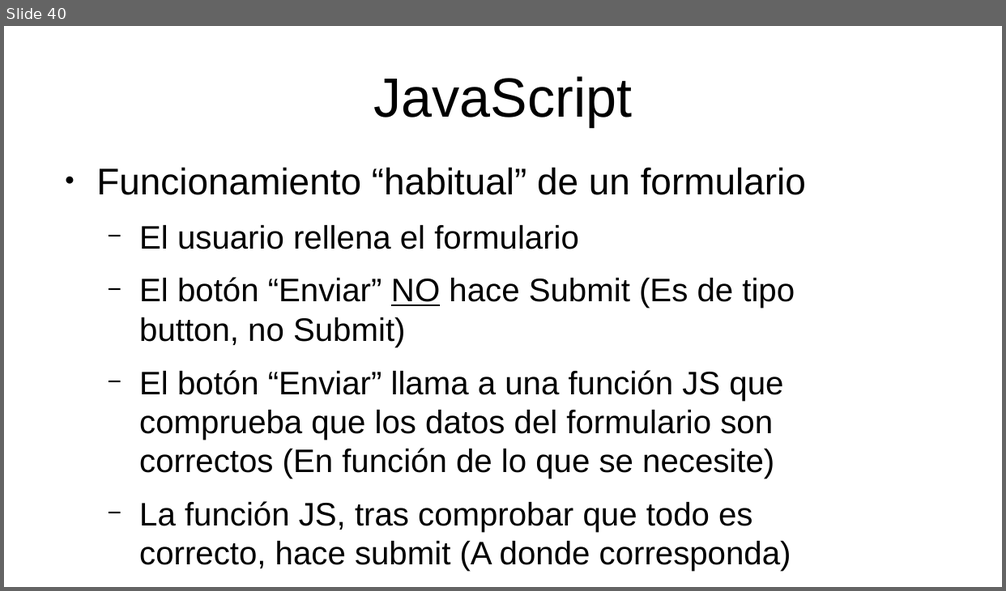
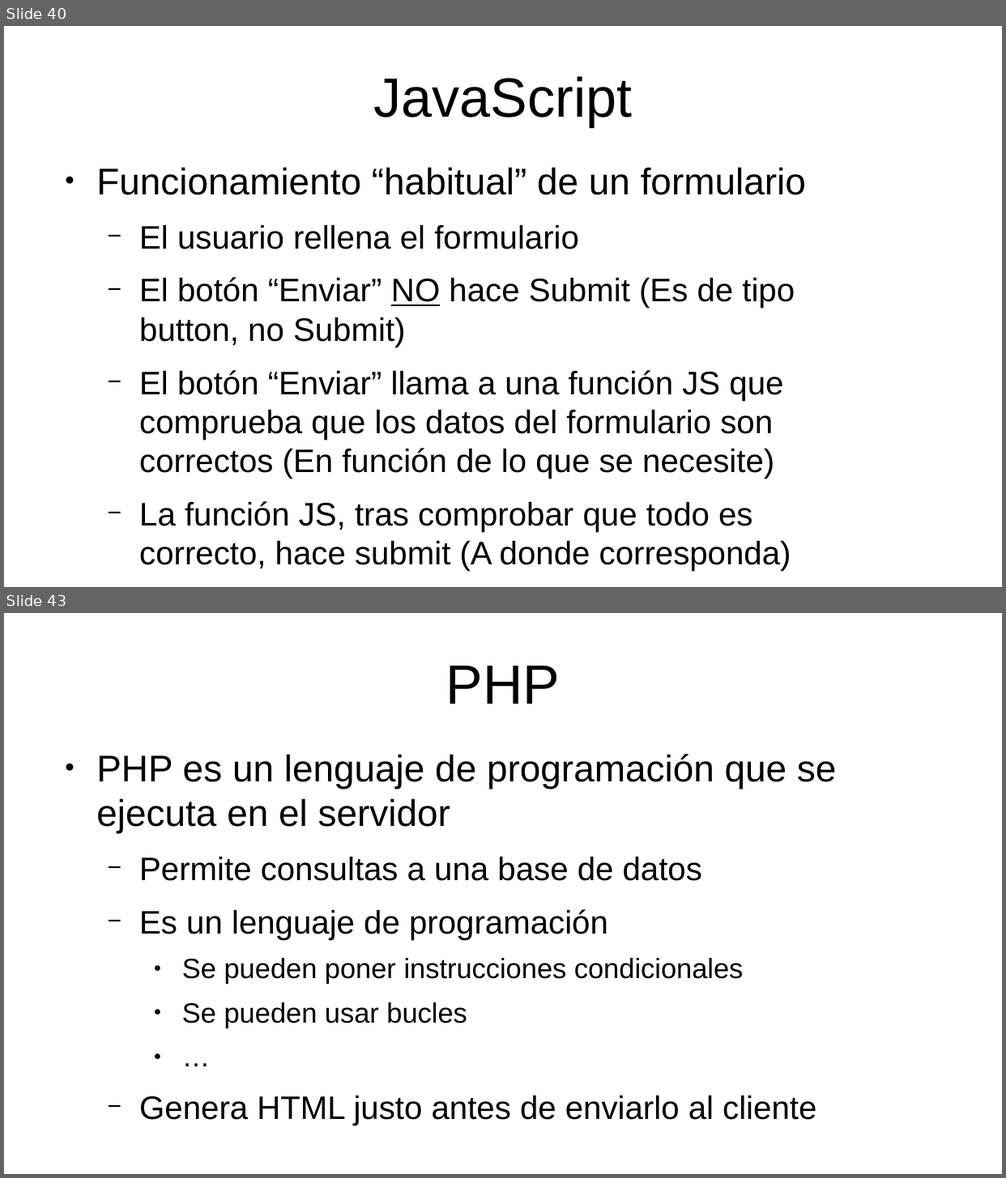
Before and after one commit to mikel-egana-aranguren/EHU-SGSSI-01, a slide deck: SistemasWeb/SistemasWeb.odp. Shown one above the other, each under a label of ours: slide 40 before the commit, slides 40 and 43 after it; the slides between them are not shown. The pictures are 1006x591 and 1006x1178 pixels, drawn with LibreOffice and Linux fonts; fonts in the diff are those of the drawing; background and template pictures are left out. Boxes give left, top, right and bottom in pixels: in the first picture for what was removed or moved away, otherwise in the second. Text is boxed around its words. In the diff, an @@ line names an element or a change of style, - is before the commit and + after.

```diff
--- a/SistemasWeb/SistemasWeb.odp
+++ b/SistemasWeb/SistemasWeb.odp
@@ slide 43 added at (x1=4, y1=613, x2=1002, y2=1174), background #FFFFFF @@
@@ title added at (x1=446, y1=666, x2=560, y2=704), 44 pt, text #000000 @@
+PHP
@@ text added at (x1=96, y1=754, x2=837, y2=1126), 25.9 pt, text #000000 @@
+● PHP es un lenguaje de programación que se ejecuta en el servidor
+  − Permite consultas a una base de datos
+  − Es un lenguaje de programación
+    ● Se pueden poner instrucciones condicionales
+    ● Se pueden usar bucles
+    ● …
+  − Genera HTML justo antes de enviarlo al cliente
```
Also in this commit, not shown: 17 other slides added, 20 other files.
